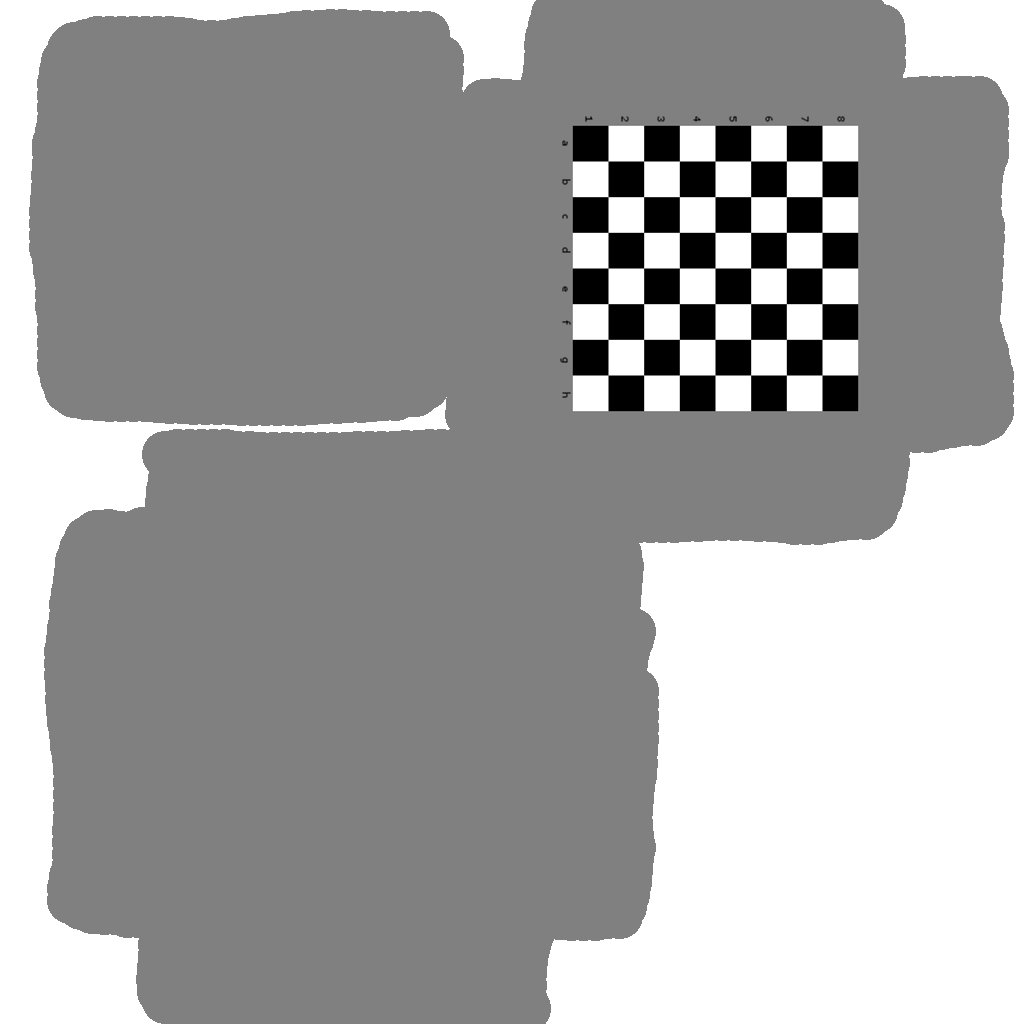
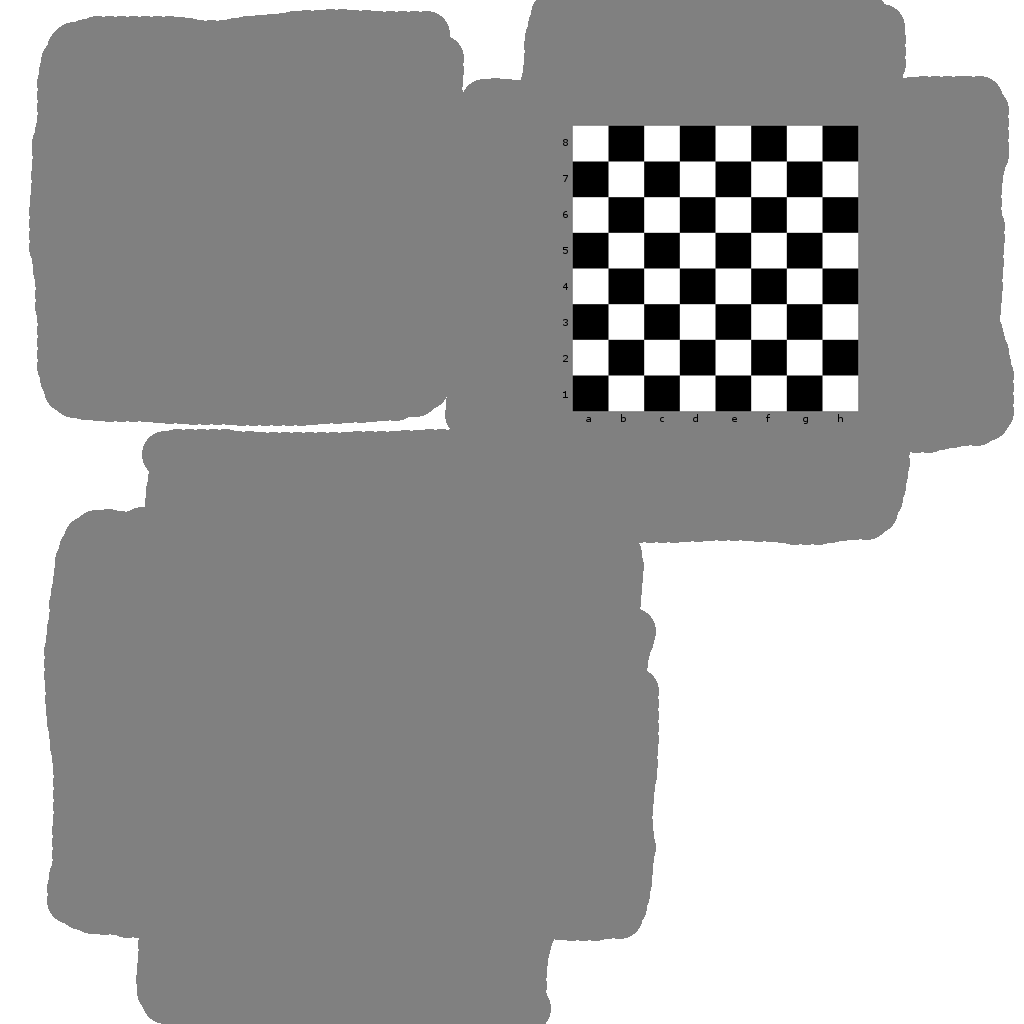
Layered file, before and after one edit (1024 × 1024). Changes by layer:
removed layer "8 ..." over [left=585, top=116, right=845, bottom=122]
added layer "8 ... #1" above "a b c d ..." over [left=563, top=139, right=568, bottom=398]
painted on "a b c d ..." over [left=560, top=140, right=843, bottom=424]
painted on "Layer 1" over [left=571, top=124, right=860, bottom=413]
